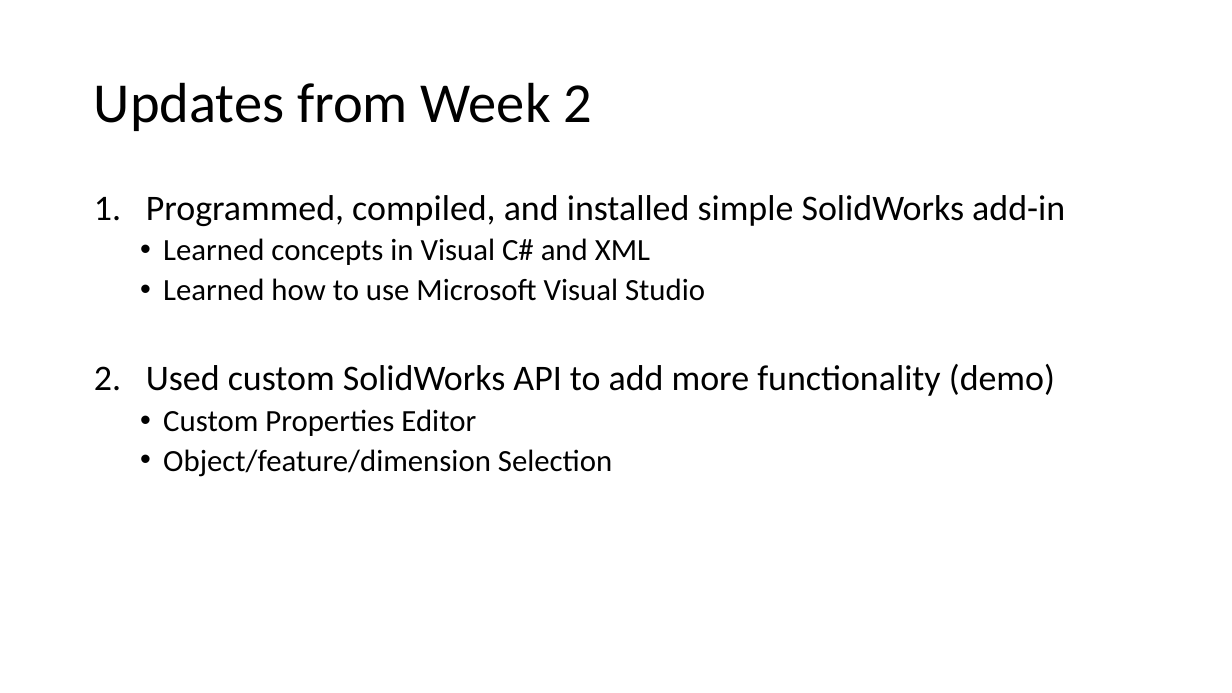
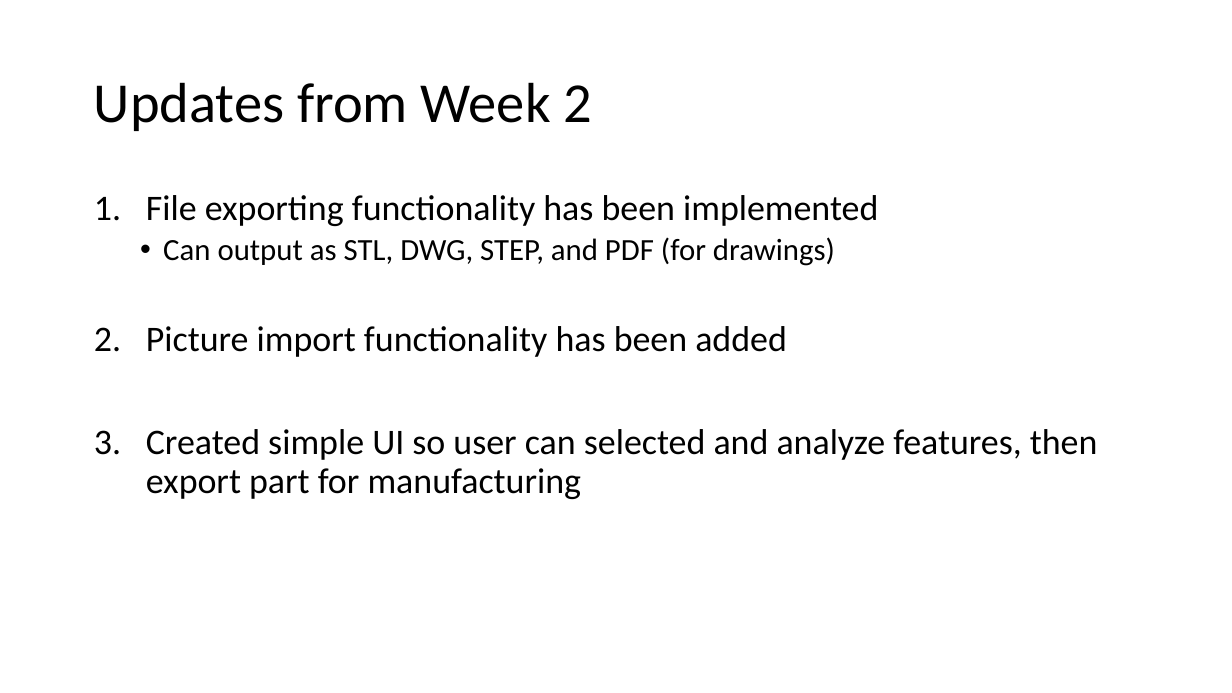
Before and after one commit to amarellapudi/Solidworks-DFM-PlugIn, a slide deck: slide 2 of Weekly Updates/Week2.pptx. Drawn at 1232x693 pixels with LibreOffice and Linux fonts; fonts in the diff are those of the drawing. Boxes give left, top, right and bottom in pixels: in the first picture for what was removed or moved away, otherwise in the second. Text is boxed around its words. In the diff, an @@ line names an element or a change of style, - is before the commit and + after.

Commit message:
Week 2 Update
PPT update

```diff
--- a/Weekly Updates/Week2.pptx
+++ b/Weekly Updates/Week2.pptx
@@ text at bbox=[146, 195, 1098, 499]: text changed; size 24 to 28 pt @@
-1. Programmed, compiled, and installed simple SolidWorks add-in
-  • Learned concepts in Visual C# and XML
-  • Learned how to use Microsoft Visual Studio
-2. Used custom SolidWorks API to add more functionality (demo)
-  • Custom Properties Editor
-  • Object/feature/dimension Selection
+1. File exporting functionality has been implemented
+  • Can output as STL, DWG, STEP, and PDF (for drawings)
+2. Picture import functionality has been added
+3. Created simple UI so user can selected and analyze features, then export part for manufacturing
```
Also in this commit, not shown: 3 other slides changed, 2 slides removed.
